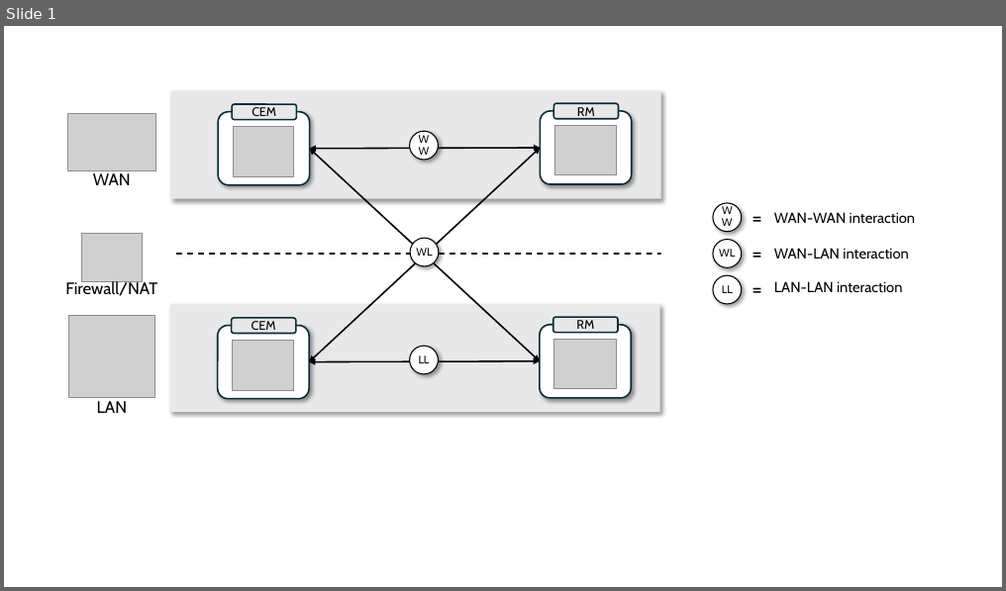
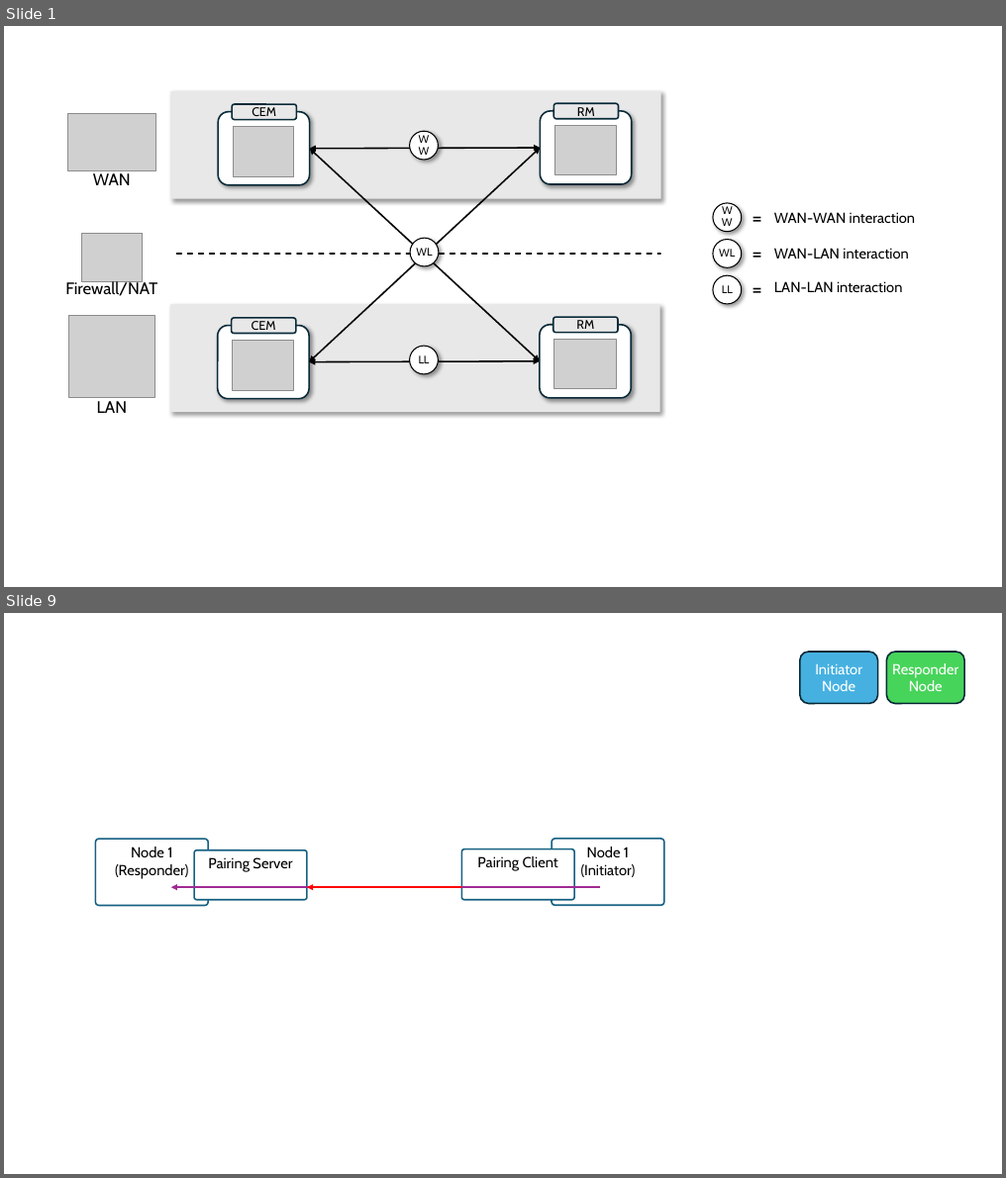
Before and after one commit to flexiblepower/s2-documentation, a slide deck: website/static/img/communication-layer/powerpoint_img_source.pptx. Shown one above the other, each under a label of ours: slide 1 before the commit, slides 1 and 9 after it; the slides between them are not shown. The pictures are 1006x591 and 1006x1178 pixels, drawn with LibreOffice and Linux fonts; fonts in the diff are those of the drawing; grey boxes stand for pictures. Boxes give left, top, right and bottom in pixels: in the first picture for what was removed or moved away, otherwise in the second. Text is boxed around its words. In the diff, an @@ line names an element or a change of style, - is before the commit and + after.

```diff
--- a/website/static/img/communication-layer/powerpoint_img_source.pptx
+++ b/website/static/img/communication-layer/powerpoint_img_source.pptx
@@ slide 9 added at box(4, 613, 1002, 1174), background #FFFFFF @@
@@ rounded rectangle added at box(800, 652, 877, 703), fill #46B1E1, outline #092A39 1.5 pt, 14 pt, text #FFFFFF @@
+Initiator Node
@@ rounded rectangle added at box(887, 652, 964, 703), fill #47D45A, outline #092A39 1.5 pt, 14 pt, text #FFFFFF @@
+Responder Node
@@ rounded rectangle added at box(95, 839, 208, 906), fill #FFFFFF, outline #156082 1.5 pt, 14 pt, text #000000 @@
+Node 1 (Responder)
@@ rounded rectangle added at box(462, 850, 575, 900), fill #FFFFFF, outline #156082 1.5 pt, 14 pt, text #000000 @@
+Pairing Client
@@ rounded rectangle added at box(552, 839, 665, 906), fill #FFFFFF, outline #156082 1.5 pt, 14 pt, text #000000 @@
+Node 1 (Initiator)
@@ rounded rectangle added at box(194, 851, 307, 900), fill #FFFFFF, outline #156082 1.5 pt, 14 pt, text #000000 @@
+Pairing Server
@@ arrow added from (601, 888) to (171, 888), #A02B93 1.5 pt @@
@@ arrow added from (462, 888) to (307, 888), #FF0000 1.5 pt @@
```
Also in this commit, not shown: 1 slide changed, 9 other slides added, 1 other file.
